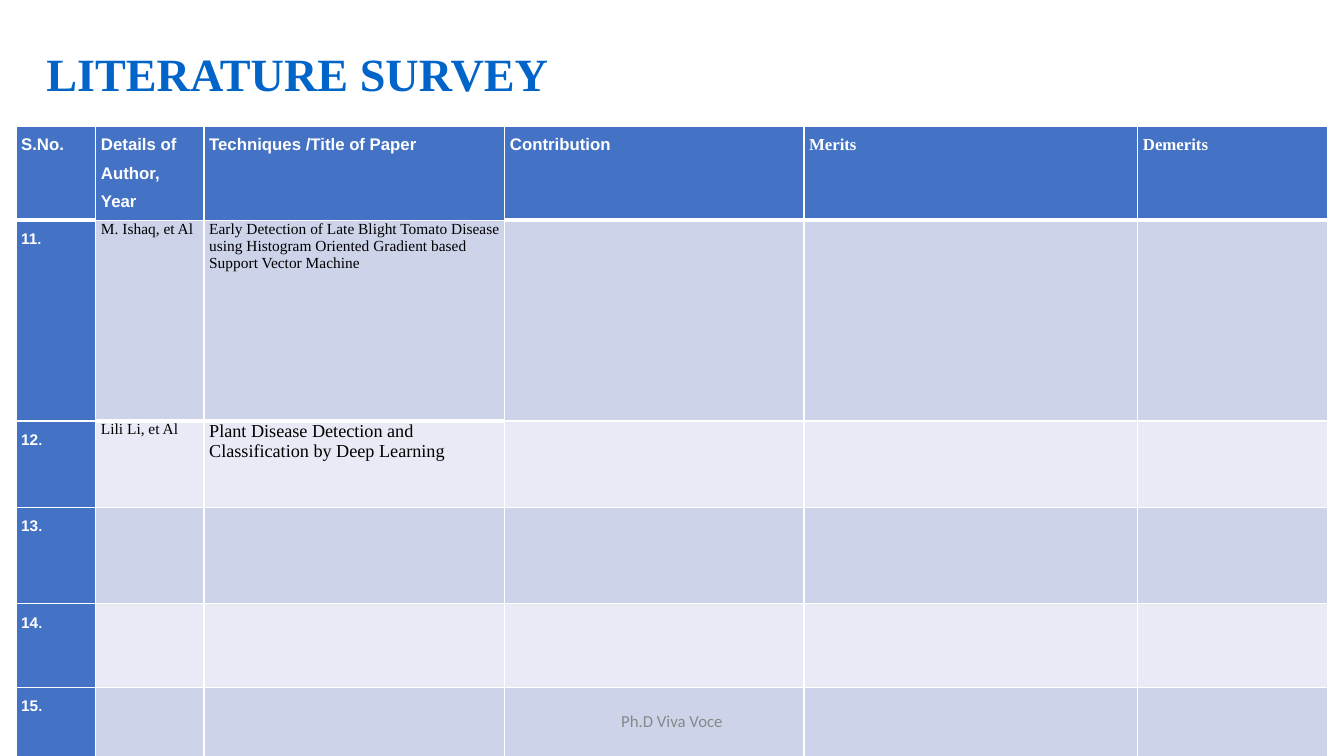
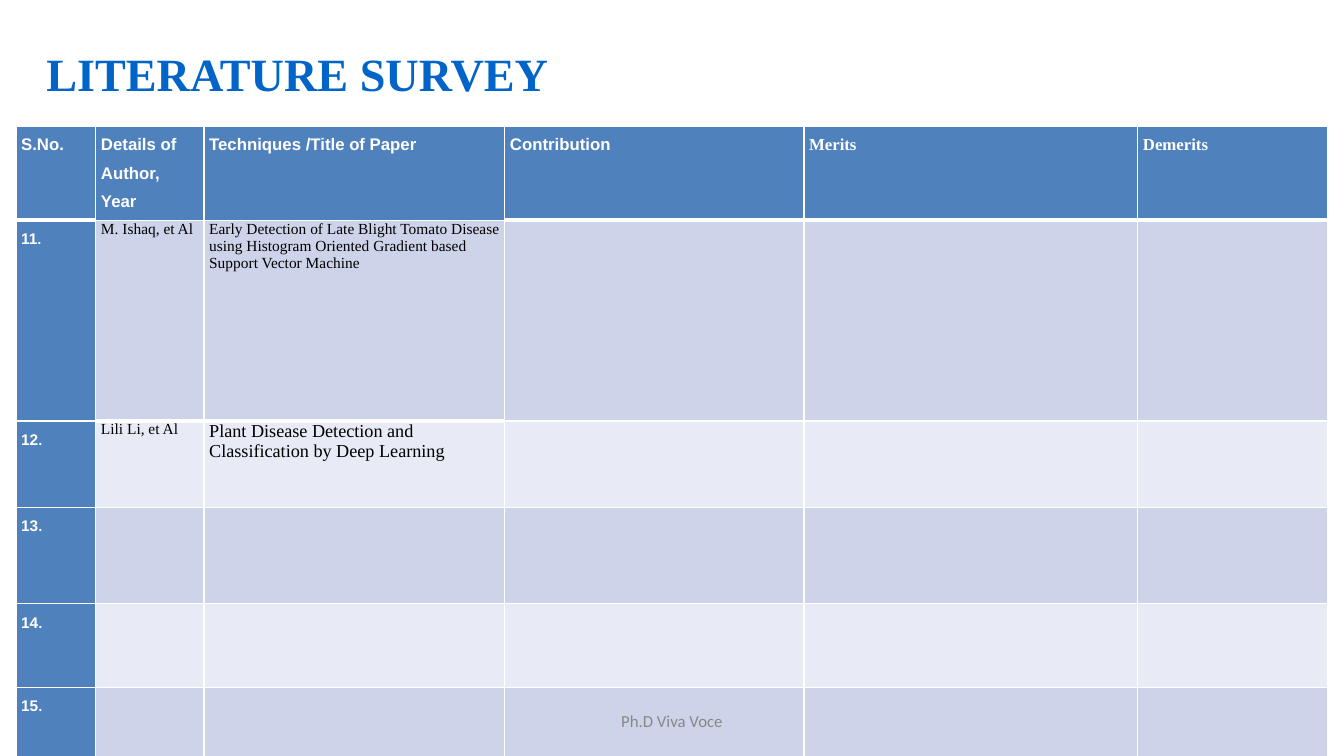
Before and after one commit to akshkalyani/Minor-Project, a slide deck: slide 13 of 1st review/First Review Minor Project.pptx (slide 14 before the commit). Drawn at 1344x756 pixels with LibreOffice and Linux fonts; fonts in the diff are those of the drawing. Boxes give left, top, right and bottom in pixels: in the first picture for what was removed or moved away, otherwise in the second. Text is boxed around its words. In the diff, an @@ line names an element or a change of style, - is before the commit and + after.

```diff
--- a/1st review/First Review Minor Project.pptx
+++ b/1st review/First Review Minor Project.pptx
@@ table at (16,126,1328,756) @@
@@ fill #4472C4 to #4F81BD in 11 cells @@
```
Also in this commit, not shown: 12 other slides changed, 1 slide removed.
